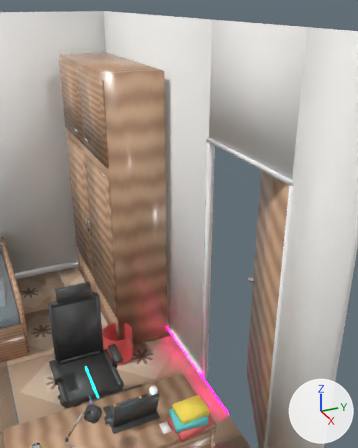
The glTF model room_model.glb as it was, and as the next commit left it.
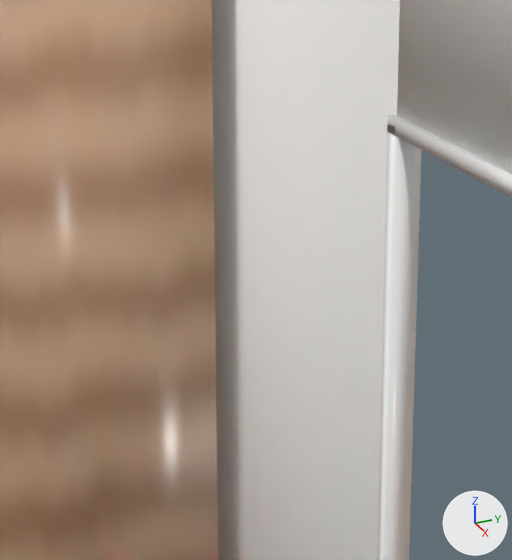
Old and new are each drawn from a camera (50 mm lens) standing at (3.622, 0.358, 3.137) and looking at (0.373, 1.82, 1.513) and again close up on the part from 32% to 66% of the width and 25% to 54% of the height. The lights are fixed; the arrows at lower right show +X, +Y and +Z. The older version's two pictures come first. Where no turn or scale is listed for an object, it has been applied to the vertices.

Script lines for the objects in view, before the commit:
```python
me_cube_187 = bpy.data.meshes.new('Cube.187')
me_cube_187.from_pydata(...)  # a box spanning x -1.25..1.25, y -0.03..0.03, z -1.5..1.5
me_cube_187.materials.append(mat_wallmat)  # white #f6f3f0
me_cube_189 = bpy.data.meshes.new('Cube.189')
me_cube_189.from_pydata(...)  # a box spanning x -0.5..0.5, y -0.025..0.025, z -0.4..0.4
me_cube_189.materials.append(mat_wallmat)  # white #f6f3f0
me_cube_192 = bpy.data.meshes.new('Cube.192')
me_cube_192.from_pydata(...)  # a box spanning x -0.515..0.515, y -0.02..0.02, z -0.015..0.015
me_cube_192.materials.append(mat_windowframemat)  # white #fafafa
ob_doorframe_top = bpy.data.objects.new('DoorFrame_Top', me_cube_192)
ob_doorframe_top.location = (1.0, 2.01, 2.2)
ob_wall_back_abovedoor = bpy.data.objects.new('Wall_Back_AboveDoor', me_cube_189)
ob_wall_back_abovedoor.location = (1.0, 2.025, 2.6)
ob_wall_back_post1 = bpy.data.objects.new('Wall_Back_Post1', me_cube_187)
ob_wall_back_post1.location = (-0.75, 2.025, 1.5)
# also in view: 'DoorFrame_Left' at (0.5, 2.01, 1.1); 'Wardrobe_Body' at (-1.0, 1.7, 1.3)
```
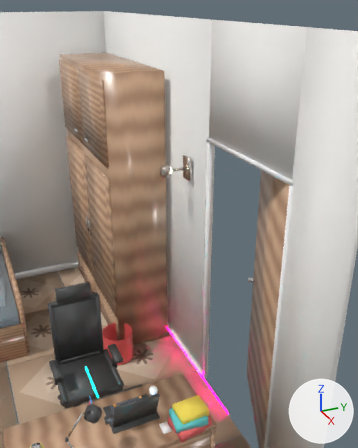
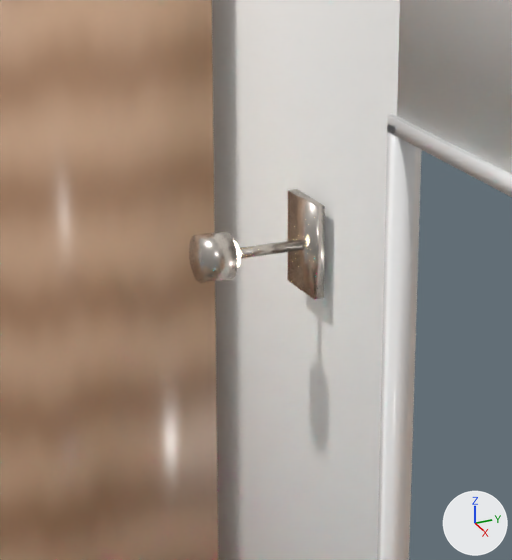
Boxes [x1, y1, x2, y2] around the edits, measured in the close-ups (512 x 560 px):
```json
{"object": "Sconce_Plate", "change": "added", "after": [287, 189, 325, 299]}
{"object": "Sconce_Shade", "change": "added", "after": [189, 231, 237, 283]}
{"object": "Sconce_Arm", "change": "added", "after": [239, 239, 303, 259]}
{"object": "Sconce_Bulb", "change": "added", "after": [234, 241, 241, 267], "on screen": "mostly hidden"}
```

The change, as JSON lines over the scene's bpy script:
```json
{"op": "add", "block": "mat_sconcemetalmat", "code": ["mat_sconcemetalmat = principled_material('SconceMetalMat')", "mat_sconcemetalmat.base_color = (0.6, 0.55, 0.5)  # light grey #cbc4bc", "mat_sconcemetalmat.metallic = 0.9", "mat_sconcemetalmat.roughness = 0.25"]}
{"op": "add", "block": "mat_sconcebulbmat", "code": ["mat_sconcebulbmat = principled_material('SconceBulbMat')", "mat_sconcebulbmat.base_color = (1.0, 0.95, 0.8)  # pale yellow #fff9e7", "mat_sconcebulbmat.roughness = 0.05", "mat_sconcebulbmat.emission_color = (1.0, 0.9, 0.6)  # beige #fff3cb", "mat_sconcebulbmat.emission_strength = 12.0"]}
{"op": "add", "block": "me_cylinder_036", "code": ["me_cylinder_036 = bpy.data.meshes.new('Cylinder.036')", "me_cylinder_036.from_pydata(...)  # a 32-sided cylinder along y spanning x -0.045..0.045, y -0.03..0.03, z -0.045..0.045", "me_cylinder_036.materials.append(mat_sconcemetalmat)  # light grey #cbc4bc"]}
{"op": "add", "block": "me_cube_361", "code": ["me_cube_361 = bpy.data.meshes.new('Cube.361')", "me_cube_361.from_pydata(...)  # a box spanning x -0.06..0.06, y -0.01..0.01, z -0.09..0.09", "me_cube_361.materials.append(mat_sconcemetalmat)  # light grey #cbc4bc"]}
{"op": "add", "block": "me_cylinder_035", "code": ["me_cylinder_035 = bpy.data.meshes.new('Cylinder.035')", "me_cylinder_035.from_pydata(...)  # a 32-sided cylinder along y spanning x -0.025..0.025, y -0.025..0.025, z -0.025..0.025", "me_cylinder_035.materials.append(mat_sconcebulbmat)  # pale yellow #fff9e7, glowing beige #fff3cb"]}
{"op": "add", "block": "me_cube_362", "code": ["me_cube_362 = bpy.data.meshes.new('Cube.362')", "me_cube_362.from_pydata(...)  # a box spanning x -0.008..0.008, y -0.09..0.09, z -0.008..0.008", "me_cube_362.materials.append(mat_sconcemetalmat)  # light grey #cbc4bc"]}
{"op": "add", "block": "ob_sconce_shade", "code": ["ob_sconce_shade = bpy.data.objects.new('Sconce_Shade', me_cylinder_036)", "ob_sconce_shade.location = (0.2, 1.78, 1.9)"]}
{"op": "add", "block": "ob_sconce_plate", "code": ["ob_sconce_plate = bpy.data.objects.new('Sconce_Plate', me_cube_361)", "ob_sconce_plate.location = (0.2, 1.97, 1.9)"]}
{"op": "add", "block": "ob_sconce_bulb", "code": ["ob_sconce_bulb = bpy.data.objects.new('Sconce_Bulb', me_cylinder_035)", "ob_sconce_bulb.location = (0.2, 1.8, 1.9)"]}
{"op": "add", "block": "ob_sconce_arm", "code": ["ob_sconce_arm = bpy.data.objects.new('Sconce_Arm', me_cube_362)", "ob_sconce_arm.location = (0.2, 1.88, 1.9)"]}
```
